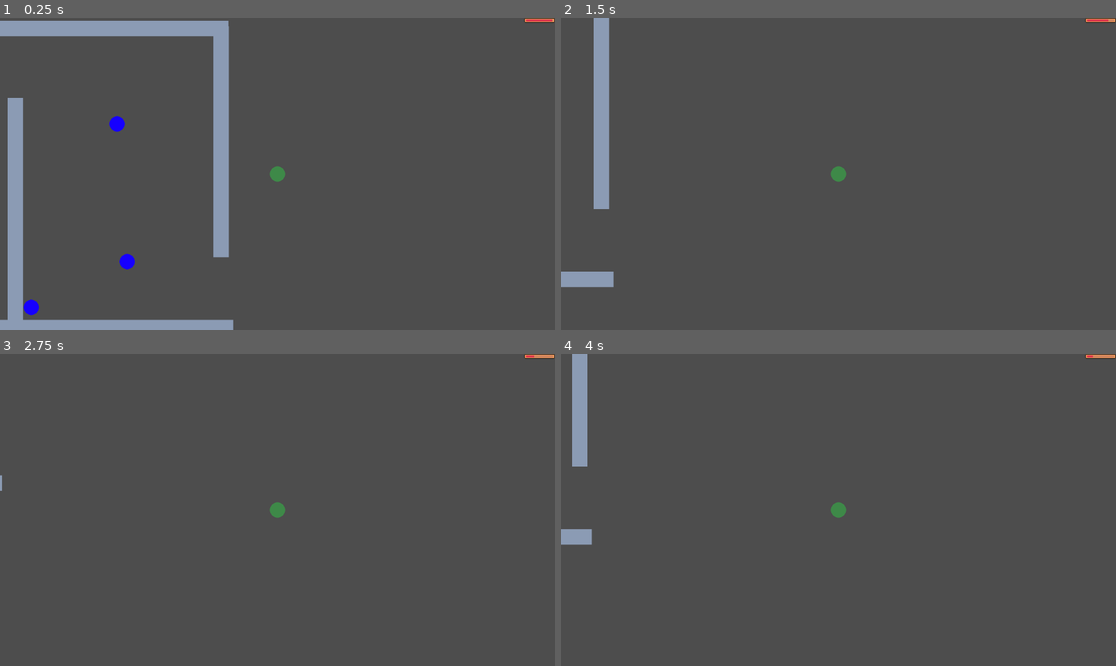
Above: before the commit, frames 1-4 (two rows, left to right).
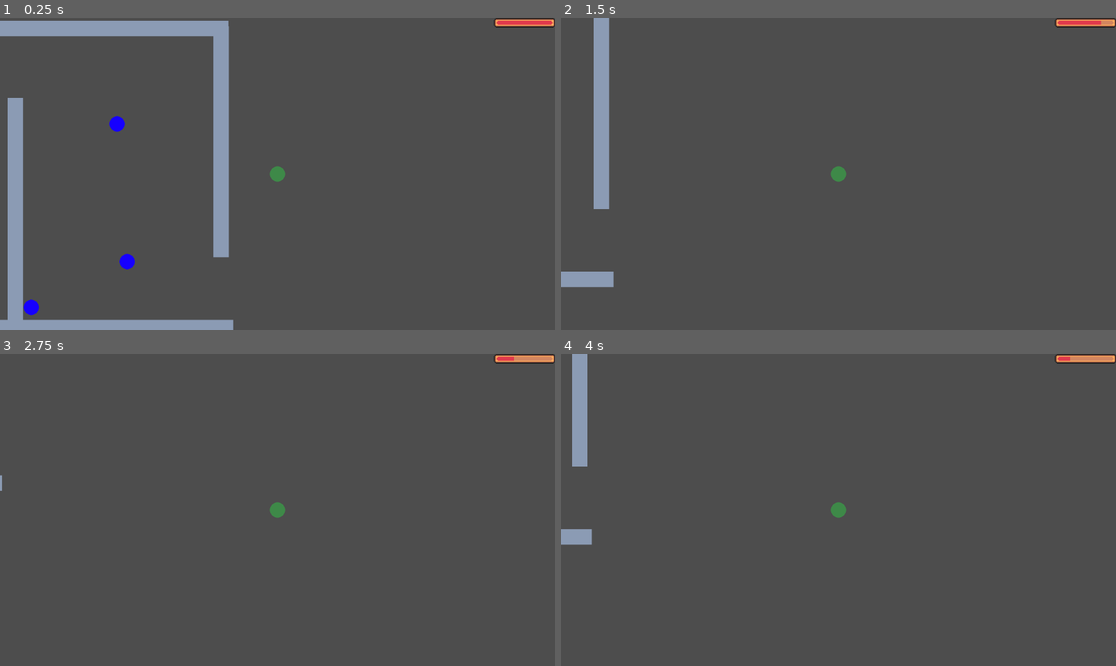
Above: after the commit, the same moments.

Repository: whocares-abt/fast-pace
Game: Godot game, scene res://Scenes/debug_map.tscn
The game is run twice, just before and just after one commit, with the same random seed, the same clock (stepped at 60 frames per second) and the same inputs.
Inputs (mouse positions are in pixels of both pictures, inside the frame that each line leads up to):
- Up to frame 1 (0.25 s): no input
- Up to frame 2 (1.5 s): tap Enter at 0.5 s; move the mouse to (960, 158) at 0.52 s; hold D (move_right) 0.53-1.28 s; hold Right mouse button (ability) 0.53-1.28 s; move the mouse to (727, 189) at 1.27 s; hold S (move_down) from 1.28 s (still down); click (727, 189) at 1.35 s
- Up to frame 3 (2.75 s): move the mouse to (333, 441) at 2.02 s; release S (move_down) at 2.03 s; hold D (move_right) from 2.03 s (still down); hold Shift (bullet_time) from 2.03 s (still down)
- Up to frame 4 (4 s): move the mouse to (810, 572) at 2.77 s; release D (move_right) at 2.78 s; release Shift (bullet_time) at 2.78 s; hold W (move_up) 2.78-3.53 s; right-click (810, 572) at 2.85 s; tap Space at 3.5 s; move the mouse to (1005, 556) at 3.52 s; press the mouse at (1005, 556) at 3.53 s; hold A (move_left) from 3.53 s (still down)

The runs differ from the first frame. In frame 1, 0.3% of the frame differs, in the area x 88-100%, y 0-4%; in frame 2, 0.3%; in frame 3, 0.3%; in frame 4, 0.3%.

Commit message:
Small code refactoring

Diff:
--- a/Scenes/AI/patrol_path.tscn
+++ b/Scenes/AI/patrol_path.tscn
@@ -1,26 +1,7 @@
-[gd_scene load_steps=4 format=3 uid="uid://4lipgn085g6v"]
+[gd_scene load_steps=2 format=3 uid="uid://4lipgn085g6v"]
 
-[ext_resource type="Texture2D" uid="uid://b2qj2q5pmpkst" path="res://icon.svg" id="1_2370k"]
 [ext_resource type="Script" uid="uid://t8njqhiyhehh" path="res://Scripts/AI/patrol_path.gd" id="1_cptgr"]
-
-[sub_resource type="Curve2D" id="Curve2D_cptgr"]
-_data = {
-"points": PackedVector2Array(142.0994, 507.29483, -142.0994, -507.29483, -568, 167, -589.71246, 98.048584, 589.71246, -98.048584, 12, -373, 0, -346.7225, 0, 346.7225, 668, -116, 272.83084, -4.262982, -272.83084, 4.262982, 272, 400, 0, 0, 0, 0, -568, 167)
-}
-point_count = 5
 
 [node name="PatrolPath" type="Path2D"]
 scale = Vector2(0.9503747, 0.9503747)
-curve = SubResource("Curve2D_cptgr")
 script = ExtResource("1_cptgr")
-
-[node name="Sprite2D" type="Sprite2D" parent="."]
-position = Vector2(6.42222e-05, -1.605555e-05)
-texture = ExtResource("1_2370k")
-
-[node name="Sprite2D2" type="Sprite2D" parent="."]
-position = Vector2(0.0001284444, -3.21111e-05)
-texture = ExtResource("1_2370k")
-
-[node name="Camera2D" type="Camera2D" parent="."]
-zoom = Vector2(0.5, 0.5)
--- a/Scenes/UI/game_ui.tscn
+++ b/Scenes/UI/game_ui.tscn
@@ -15,6 +15,8 @@
 anchors_preset = 1
 anchor_left = 1.0
 anchor_right = 1.0
-offset_left = -64.0
-offset_right = 0.0
+offset_left = -127.0
+offset_right = -63.0
 grow_horizontal = 0
+scale = Vector2(2, 2)
+value = 100.0
--- a/Scenes/debug_map.tscn
+++ b/Scenes/debug_map.tscn
@@ -6,8 +6,21 @@
 [ext_resource type="PackedScene" uid="uid://uriwqjsj2l17" path="res://Scenes/Characters/enemy_character.tscn" id="4_6mob1"]
 [ext_resource type="PackedScene" uid="uid://b4la54oa07emn" path="res://Scenes/Combat/bullet_manager.tscn" id="4_gu212"]
 [ext_resource type="PackedScene" uid="uid://cwav53n6w8kp3" path="res://Scenes/AI/navigation_region.tscn" id="5_gu212"]
+[ext_resource type="PackedScene" uid="uid://4lipgn085g6v" path="res://Scenes/AI/patrol_path.tscn" id="6_60603"]
 [ext_resource type="PackedScene" uid="uid://dm4gkq86dil4c" path="res://Scenes/UI/game_ui.tscn" id="7_gnyyd"]
 [ext_resource type="Script" uid="uid://bhgtcghfpf7w4" path="res://Scripts/UI/game_ui.gd" id="8_1on00"]
+
+[sub_resource type="Curve2D" id="Curve2D_60603"]
+_data = {
+"points": PackedVector2Array(0, 0, 0, 0, -65.23743, 336.7093, 0, 0, 0, 0, -62.080776, -219.91325, 0, 0, 0, 0, 284.09845, -225.17433, 0, 0, 0, 0, 284.09845, 334.60486, 0, 0, 0, 0, -65.23743, 336.7093)
+}
+point_count = 5
+
+[sub_resource type="Curve2D" id="Curve2D_ctkch"]
+_data = {
+"points": PackedVector2Array(0, 0, 0, 0, -593.45013, 334.60486, 0, 0, 0, 0, -598.7112, -228.331, 0, 0, 0, 0, -163.09357, -229.38321, 0, 0, 0, 0, -163.09357, 339.86594, 0, 0, 0, 0, -593.45013, 334.60486)
+}
+point_count = 5
 
 [node name="DebugMap" type="Node2D"]
 
@@ -18,6 +31,7 @@
 [node name="Camera2D" type="Camera2D" parent="PlayerCharacter"]
 
 [node name="NavigationRegion" parent="." instance=ExtResource("5_gu212")]
+visible = false
 navigation_polygon = ExtResource("3_frd8m")
 
 [node name="Walls" type="Node2D" parent="."]
@@ -72,6 +86,14 @@
 position = Vector2(-80, 320)
 goal = NodePath("../../PlayerCharacter")
 
+[node name="PatrolPaths" type="Node2D" parent="."]
+
+[node name="PatrolPath" parent="PatrolPaths" instance=ExtResource("6_60603")]
+curve = SubResource("Curve2D_60603")
+
+[node name="PatrolPath2" parent="PatrolPaths" instance=ExtResource("6_60603")]
+curve = SubResource("Curve2D_ctkch")
+
 [node name="BulletManager" parent="." instance=ExtResource("4_gu212")]
 
 [node name="CanvasLayer" type="CanvasLayer" parent="."]
--- a/Scripts/AI/patrol_path.gd
+++ b/Scripts/AI/patrol_path.gd
@@ -1,24 +1,18 @@
 extends Path2D
-
-@onready var test_sprite = $Sprite2D
-@onready var test_sprite_2 = $Sprite2D2
 
 var path_follow_dict : Dictionary[PathFollow2D, float]
 # Maps pathfollow2D to patrol speed
 
-@export var patrol_start : Transform2D
+@export var patrol_start : Vector2
 
 func _ready() -> void:
-	add_new_patroller(test_sprite, 500)
-	add_new_patroller(test_sprite_2, 1000)
+	update_patrol_start()
 
 # Called every frame. 'delta' is the elapsed time since the previous frame.
 func _process(delta: float) -> void:
 	for path_follow in path_follow_dict:
 		var speed = path_follow_dict[path_follow]
 		path_follow.progress += speed * delta
-
-
 
 func add_new_patroller(node : Node2D, patrol_speed : float):
 	var new_path_follow = create_new_path_follow(patrol_speed)
@@ -31,3 +25,17 @@
 
 	path_follow_dict[path_follow] = patrol_speed
 	return path_follow
+
+func remove_patrol_path(patrol_path : PathFollow2D):
+	# Remove patrol path if they have no child
+	remove_child(patrol_path)
+
+func get_start_point():
+	return patrol_start
+
+func update_patrol_start():
+	if (curve == null):
+		printerr("No patrol path")
+		return
+
+	patrol_start = curve.get_closest_point(Vector2.ZERO)
--- a/Scripts/Characters/enemy_character.gd
+++ b/Scripts/Characters/enemy_character.gd
@@ -10,7 +10,10 @@
 
 @onready var nav_comp = $NavComp
 
-@export var goal : Node2D
+@export var player_goal : Node2D
+@export var patrol_path : Path2D
+
+# Defining state
 
 enum EnemyState {
 	PATROL, # Enemy patrols particular path
@@ -26,13 +29,8 @@
 func set_current_state(new_state):
 	current_state = new_state
 
-
 func _ready() -> void:
 	current_state = EnemyState.PATROL
-	update_nav_goal(goal)
-
-func update_nav_goal(new_goal):
-	nav_comp.set_goal(new_goal)
 
 func _physics_process(_delta: float) -> void:
 	match current_state:
@@ -42,7 +40,12 @@
 		EnemyState.PATROL:
 			pass
 
+		EnemyState.RETURN_TO_PATROL:
+			pass
+
 	move_and_slide()
+
+# Simulating state behaviour
 
 func aggro_behaviour():
 	if (not nav_comp.is_target_reachable()):
@@ -52,10 +55,15 @@
 		nav_to_goal()
 
 
+# Switching states
+
+# Navigation functions
+func update_nav_goal(new_goal):
+	nav_comp.set_goal(new_goal)
+
 func nav_to_goal():
 	var nav_point_direction = to_local(nav_comp.get_next_path_position()).normalized()
 	velocity = nav_point_direction*SPEED
-
 
 # Func for enemy death
 
Not shown: 1 places in Scenes/debug_map.tscn that only renumber resources
